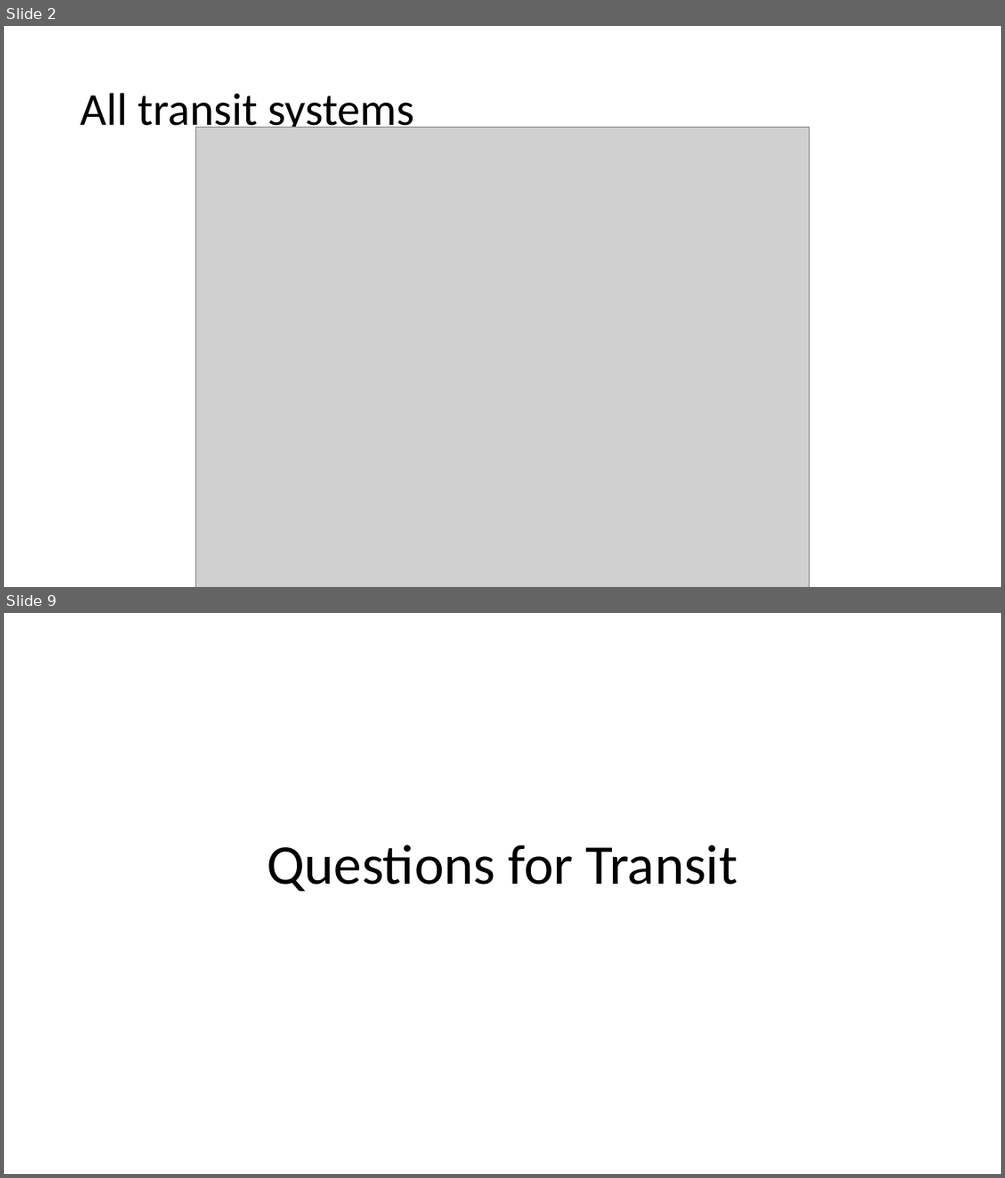
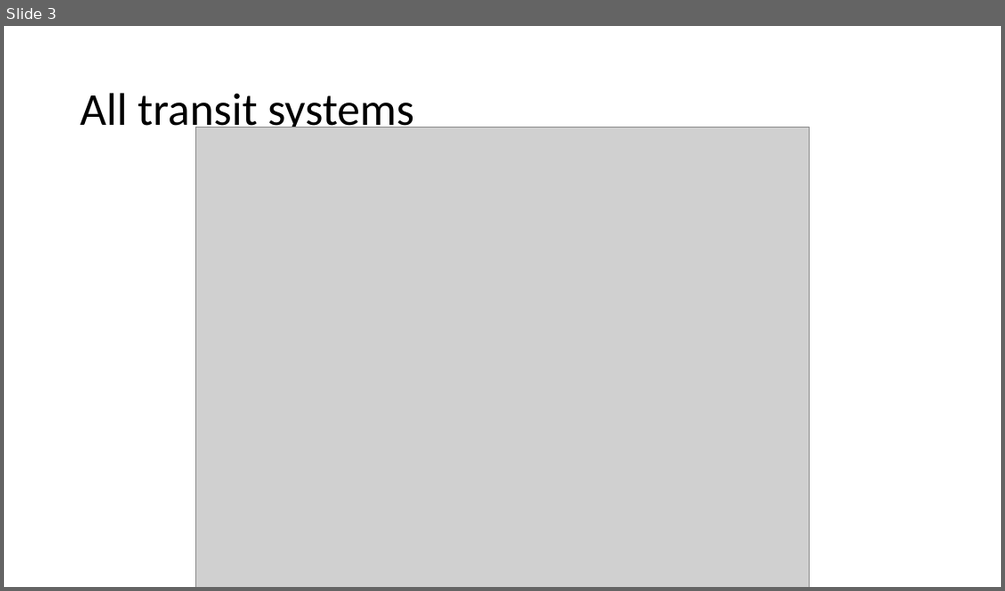
Before and after one commit to luyuliu/COVID-Transit-Demand, a slide deck: doc/pre_results.pptx. Shown one above the other, each under a label of ours: slides 2 and 9 before the commit, slide 3 after it; the slides between them are not shown. The pictures are 1005x1178 and 1005x591 pixels, drawn with LibreOffice and Linux fonts; fonts in the diff are those of the drawing; grey boxes stand for pictures. Boxes give left, top, right and bottom in pixels: in the first picture for what was removed or moved away, otherwise in the second. Text is boxed around its words. In the diff, an @@ line names an element or a change of style, - is before the commit and + after.

```diff
--- a/doc/pre_results.pptx
+++ b/doc/pre_results.pptx
@@ slide 9 removed at (4,613,1001,1174), background #FFFFFF @@
@@ title removed at (267,844,738,892) @@
-Questions for Transit
@@ what was slide 2 is now slide 3 @@
```
Also in this commit, not shown: 5 slides changed, 11 slides added, 6 other slides removed, 1 other file.
